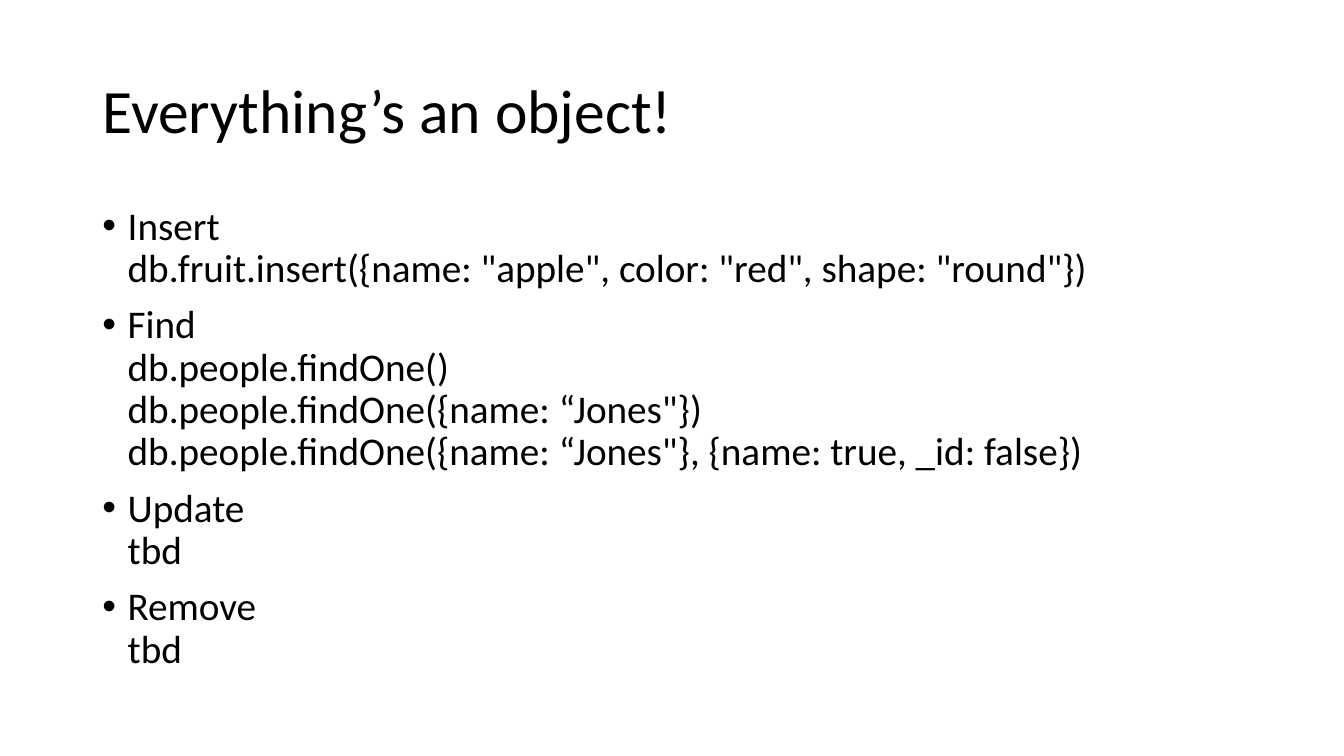
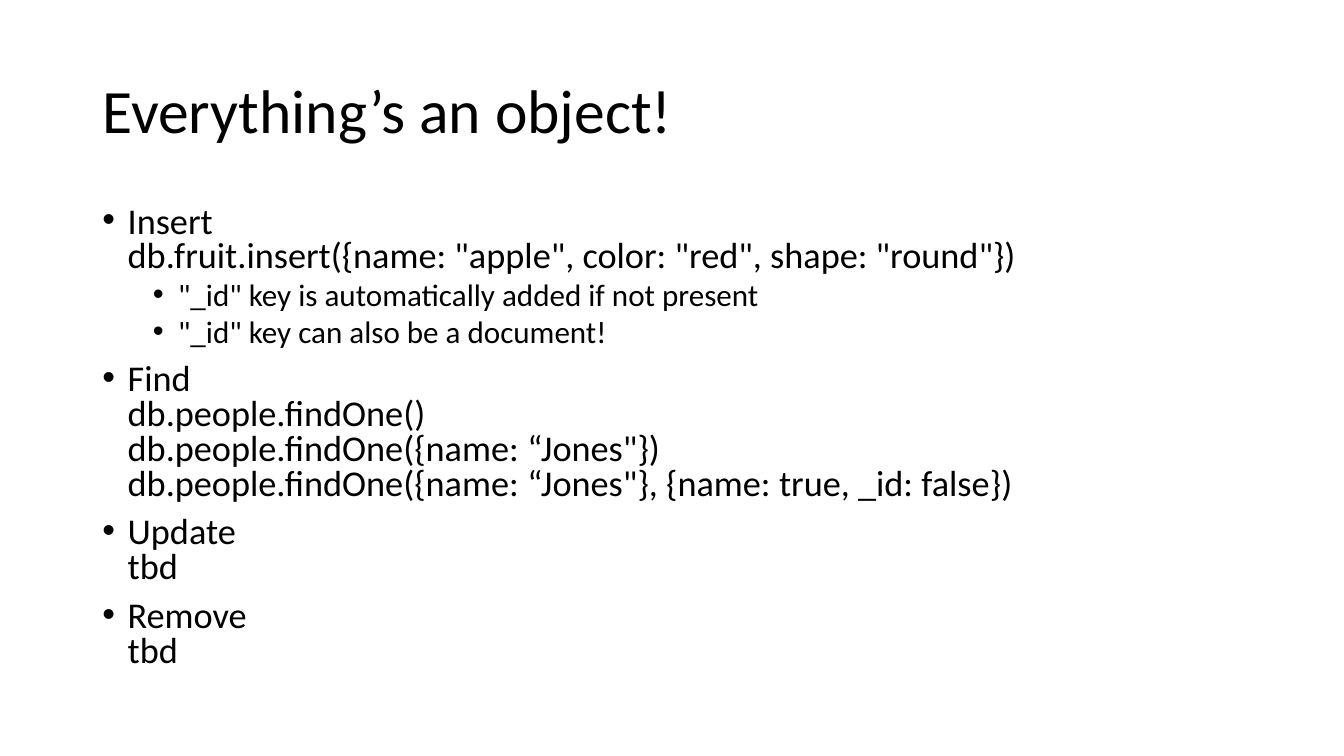
Before and after one commit to tiefenauer/m101j, a slide deck: slide 11 of m101j.pptx (slide 9 before the commit). Drawn at 1344x756 pixels with LibreOffice and Linux fonts; fonts in the diff are those of the drawing. Boxes give left, top, right and bottom in pixels: in the first picture for what was removed or moved away, otherwise in the second. Text is boxed around its words. In the diff, an @@ line names an element or a change of style, - is before the commit and + after.

Commit message:
updating documentation

```diff
--- a/m101j.pptx
+++ b/m101j.pptx
@@ text at (128, 210, 1016, 664): size 28 to 25.9 pt in "Insert db.fruit.insert({name: "apple", color: "red", shape:  ...", "Find db.people.findOne() db.people.findOne({name: “Jones"})  ...", "Update tbd", "Remove tbd"; line spacing 0.9 to 0.8 @@
@@ text at (178, 284, 758, 348): paragraphs added @@
+  • "_id" key is automatically added if not present
+  • "_id" key can also be a document!
```
Also in this commit, not shown: 18 slides added.
